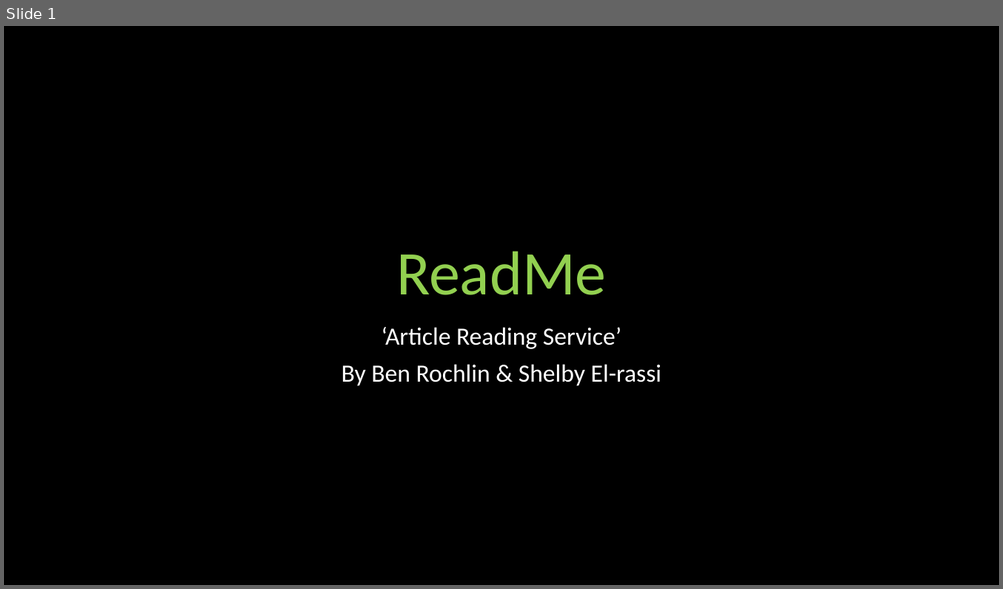
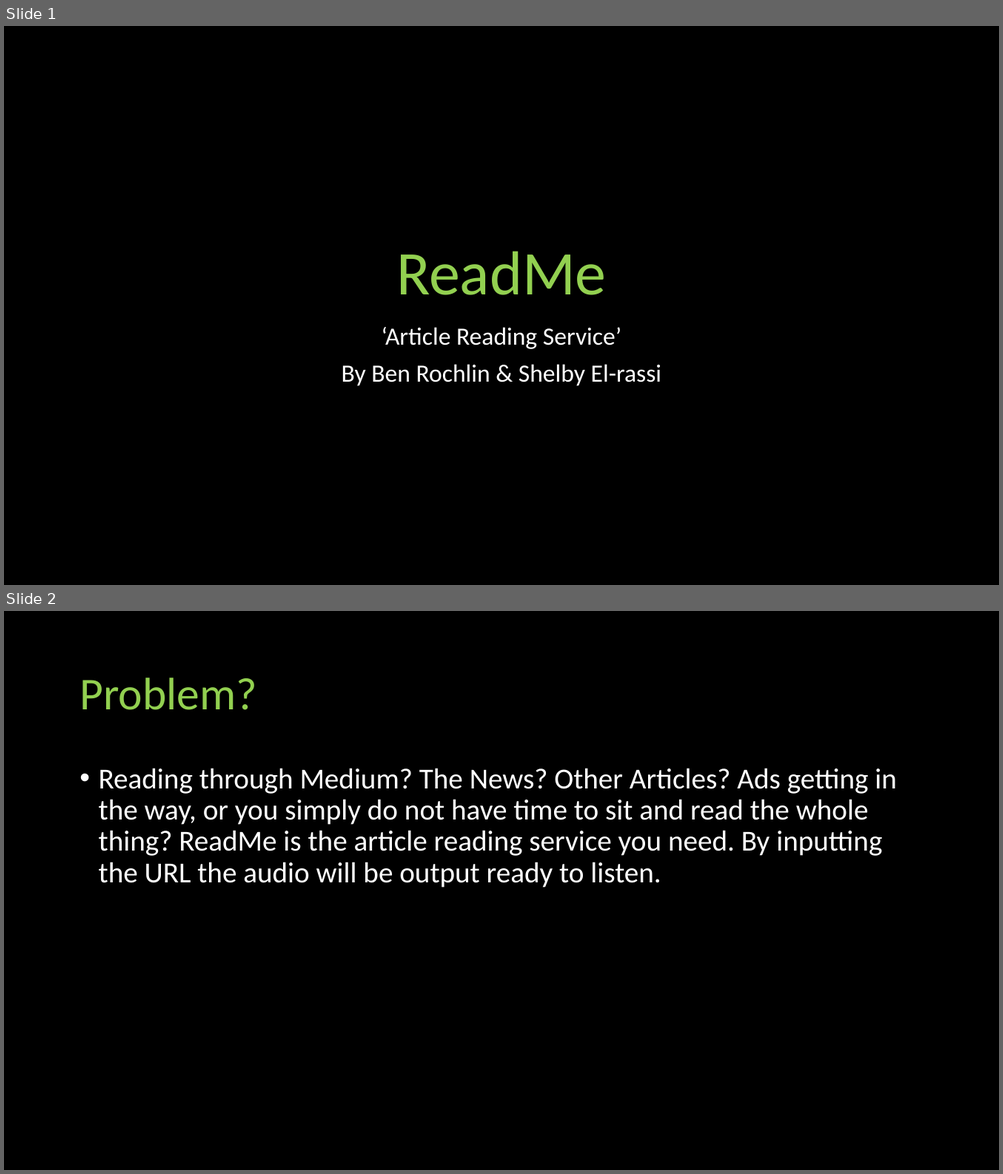
Before and after one commit to Shelby219/README_article_reading_app, a slide deck: pres.pptx. Shown one above the other, each under a label of ours: slide 1 before the commit, slides 1 and 2 after it. The pictures are 1003x589 and 1003x1174 pixels, drawn with LibreOffice and Linux fonts; fonts in the diff are those of the drawing. Boxes give left, top, right and bottom in pixels: in the first picture for what was removed or moved away, otherwise in the second. Text is boxed around its words. In the diff, an @@ line names an element or a change of style, - is before the commit and + after.

```diff
--- a/pres.pptx
+++ b/pres.pptx
@@ slide 2 added at [4, 611, 999, 1170], background #000000 @@
@@ title added at [79, 678, 256, 710], 44 pt, text #92D050 @@
+Problem?
@@ text added at [99, 768, 896, 888], 28 pt, text #FFFFFF @@
+• Reading through Medium? The News? Other Articles? Ads getting in the way, or you simply do not have time to sit and read the whole thing? ReadMe is the article reading service you need. By inputting the URL the audio will be output ready to listen.
```
Also in this commit, not shown: 2 slides changed, 4 other slides added, 3 slides removed, 6 other files.
